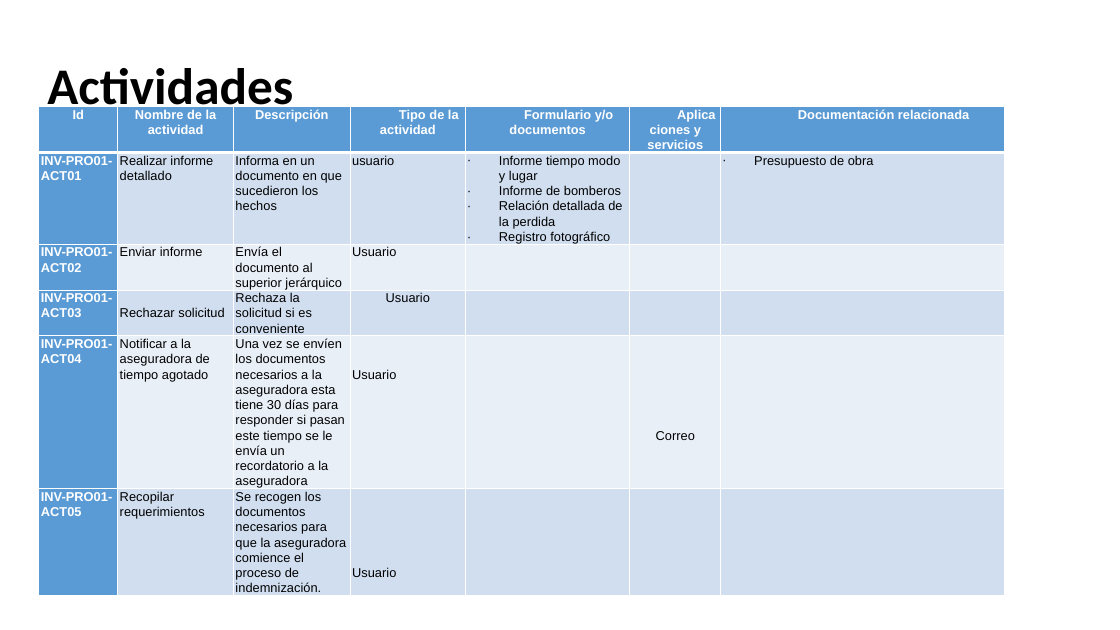
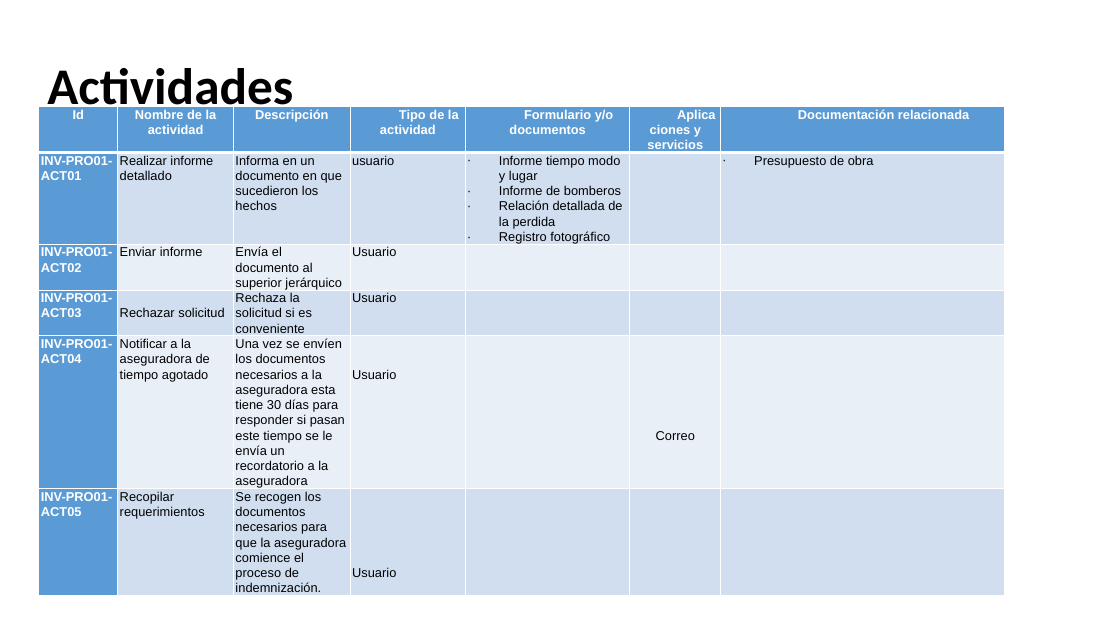
Before and after one commit to AndresFelipeGualdron/AUPN, a slide deck: slide 11 of AUPN.pptx (slide 12 before the commit). Drawn at 1120x630 pixels with LibreOffice and Linux fonts; fonts in the diff are those of the drawing; background and template pictures are left out. Boxes give left, top, right and bottom in pixels: in the first picture for what was removed or moved away, otherwise in the second. Text is boxed around its words. In the diff, an @@ line names an element or a change of style, - is before the commit and + after.

```diff
--- a/AUPN.pptx
+++ b/AUPN.pptx
@@ table at (39, 107, 1005, 596) @@
@@ alignment centre to left @@
```
Also in this commit, not shown: 4 other slides changed, 1 slide added, 1 slide removed.
